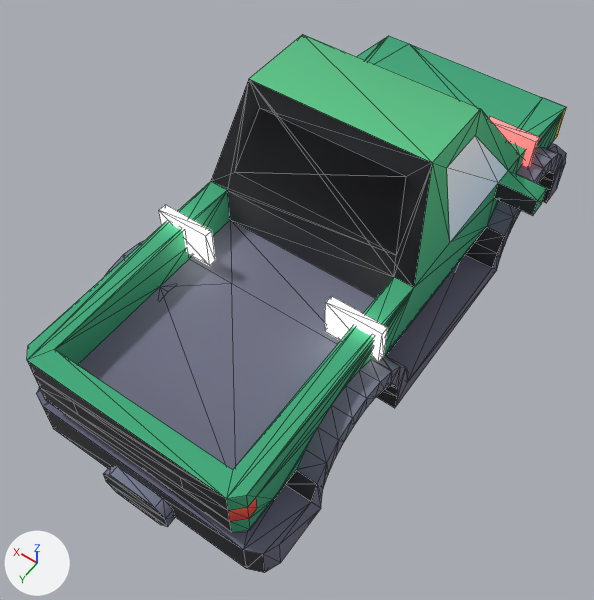
One commit to the glTF model public/models/derby/bigTruck.glb: the scene before it, then after it.
Rendered twice from a 50 mm camera at (-4.81, 7.78, 11.53) aimed at (-0.02, 1.07, 0.99). Arrows for +X, +Y and +Z are at lower left; the lights stay in place. The picture after the commit comes second. Mesh edges are drawn as thin lines. Where no turn or scale is listed for an object, it has been applied to the vertices.

Objects in the first picture: 'body', 'headlight_l', 'headlight_r', 'hood', 'taillight_l', 'trunk'.
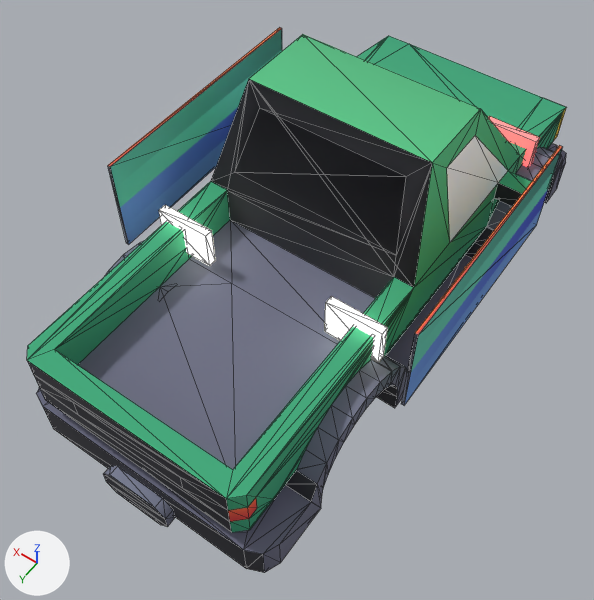
The change, as a list of edits to the scene's bpy script:
```text
Add me_cube_001_1:
    me_cube_001_1.from_pydata(...)  # a box spanning x -0.02..0.02, y -2.11..2.11, z -0.84..0.84
    me_cube_001_1.materials.append(mat_colormap)  # picture img_colormap
Add me_cube_1:
    me_cube_1 = me_cube_001_1.copy(); me_cube_1.name = 'Cube'
Change ob_door_l:
    ob_door_l: bpy.data.objects.new('door_l', None) -> bpy.data.objects.new('door_l', me_cube_1)
    ob_door_l.location: (0.0, 0.025, 0.15) -> (-2.575, 0.025, 2.47)
Change ob_door_r:
    ob_door_r: bpy.data.objects.new('door_r', None) -> bpy.data.objects.new('door_r', me_cube_001_1)
    ob_door_r.location: (0.0, 0.025, 0.15) -> (2.575, 0.025, 2.47)
```

Location of each change, [x1, y1, x2, y2] in pixels of the pictures (594 x 600 px):
'door_r', now drawn: after [108, 27, 282, 244]
'door_l', now drawn: after [401, 145, 562, 406]
